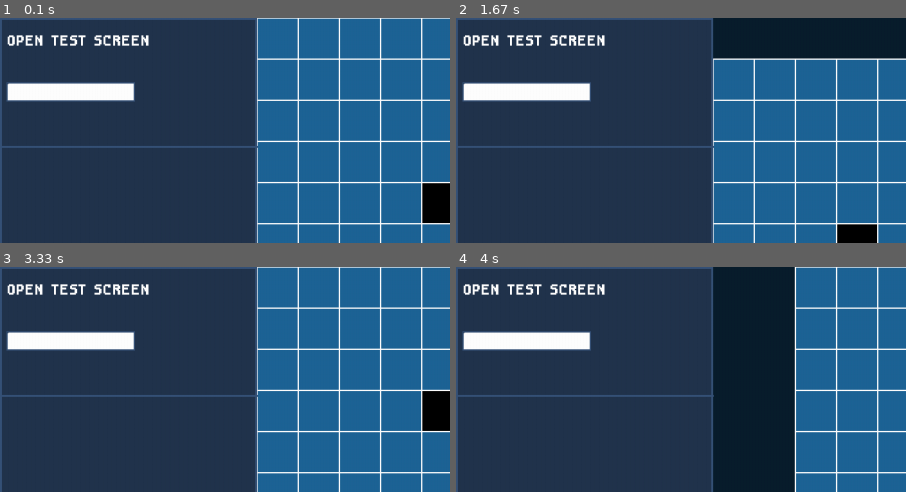
Above: before the commit, frames 1-4 (two rows, left to right).
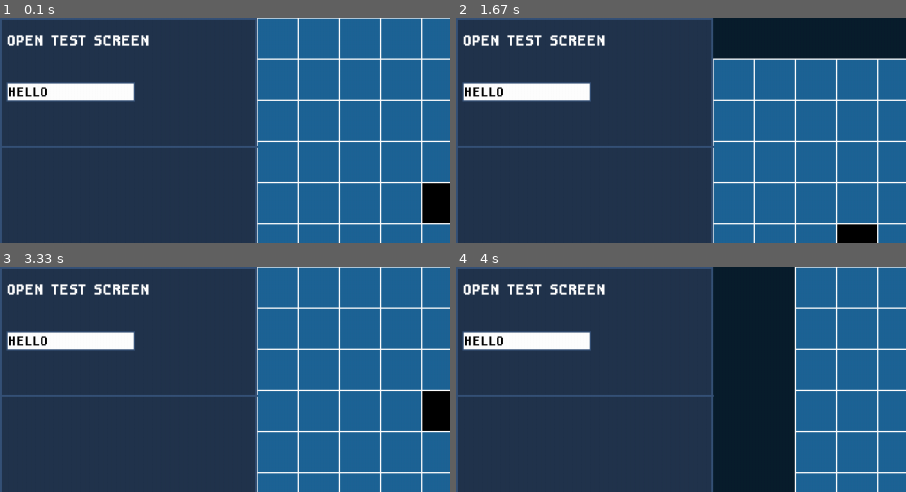
Above: after the commit, the same moments.

Repository: ImYourDope/PyGameLevelDesigner
Game: pygame game, started from main.py
The game is run twice, just before and just after one commit, with the same random seed, the same clock (stepped at 60 frames per second) and the same inputs.
Inputs (mouse positions are % of the whole screen's width and height, from its top left):
- Up to frame 1 (0.1 s): no input
- Up to frame 2 (1.67 s): press the mouse at (9, 5) at 0.37 s; move the mouse to (41, 12) at 0.47 s; release the mouse at (72, 19) at 0.6 s; press the mouse at (64, 7) at 0.7 s; move the mouse to (40, 11) at 0.8 s; release the mouse at (17, 14) at 0.93 s; press the mouse at (96, 50) at 1.03 s; move the mouse to (90, 34) at 1.13 s; release the mouse at (83, 18) at 1.27 s; tap Backspace at 1.33 s
- Up to frame 3 (3.33 s): click (48, 86) at 1.72 s; press the mouse at (32, 50) at 2.03 s; move the mouse to (38, 39) at 2.13 s; release the mouse at (44, 28) at 2.27 s; press the mouse at (32, 50) at 2.37 s; move the mouse to (37, 63) at 2.47 s; release the mouse at (42, 77) at 2.6 s; press the mouse at (96, 50) at 2.7 s; move the mouse to (71, 67) at 2.8 s; release the mouse at (46, 85) at 2.93 s; press the mouse at (64, 93) at 3.03 s; move the mouse to (56, 55) at 3.13 s; release the mouse at (49, 18) at 3.27 s
- Up to frame 4 (4 s): press the mouse at (32, 50) at 3.37 s; move the mouse to (42, 66) at 3.47 s; release the mouse at (51, 82) at 3.6 s; press the mouse at (32, 50) at 3.7 s; move the mouse to (31, 33) at 3.8 s; release the mouse at (31, 15) at 3.93 s
The pictures show only the part of the screen within x 0-50%, y 0-50%; the shares and areas given below are measured in that part.

The runs differ from the first frame. In frame 1, 0.2% of the frame differs, in the area x 1-11%, y 28-36%; in frame 2, 0.2%; in frame 3, 0.2%; in frame 4, 0.2%.

Commit message:
Modified event processing

Diff:
--- a/Interface/input.py
+++ b/Interface/input.py
@@ -5,7 +5,7 @@
 
 
 class Input(DOMElement):
-    def __init__(self, screen, properties, vocabulary="abcdefghijklmnopqrstuvwxyz"):
+    def __init__(self, screen, properties):
         self.screen = screen
         self.id = properties['id']
 
@@ -19,48 +19,51 @@
             properties['height'] = 30
         if 'text' not in properties:
             properties['text'] = ''
+        if 'type' not in properties:
+            properties['type'] = 'text'
 
         self.rect = pygame.Rect(properties['x'],
                                 properties['y'],
                                 properties['width'],
                                 properties['height'])
-        self.vocabulary = vocabulary
-        self.input = ''
-        self.text = None
-        self.text_rect = None
-        self.text_surface = pygame.Surface((1, 1))
+        self.vocabulary = inputline_vocabulary
+        self.text = properties['text']
+        self.render = None
+        self.render_rect = None
+        self.render_surface = pygame.Surface((1, 1))
         self.font = pygame.font.Font(inputline_font, self.rect.height - 2 * inputline_border_thickness)
+        self.update_surface()
 
     def draw(self):
         pygame.draw.rect(self.screen, inputline_background_color, self.rect)
         pygame.draw.rect(self.screen, inputline_border_color, self.rect, inputline_border_thickness)
-        self.screen.blit(self.text_surface.subsurface(
-            self.text_surface.get_width() - min(self.rect.width - 4, self.text_surface.get_width()),
-            self.text_surface.get_height() - min(self.rect.height, self.text_surface.get_height()),
-            min(self.rect.width - 4, self.text_surface.get_width()),
-            min(self.rect.height, self.text_surface.get_height())),
+        self.screen.blit(self.render_surface.subsurface(
+            self.render_surface.get_width() - min(self.rect.width - 4, self.render_surface.get_width()),
+            self.render_surface.get_height() - min(self.rect.height, self.render_surface.get_height()),
+            min(self.rect.width - 4, self.render_surface.get_width()),
+            min(self.rect.height, self.render_surface.get_height())),
             (self.rect.x + inputline_border_thickness, self.rect.y + inputline_border_thickness))
 
-    def update_text_surface(self):
-        self.text = self.font.render(self.input, False, inputline_font_color)
-        self.text_rect = self.text.get_rect()
-        self.text_surface = pygame.Surface((self.text_rect.width + 7, self.text_rect.height))
-        self.text_surface.fill(inputline_background_color)
-        self.text_surface.blit(self.text, (0, 0))
+    def update_surface(self):
+        self.render = self.font.render(self.text, False, inputline_font_color)
+        self.render_rect = self.render.get_rect()
+        self.render_surface = pygame.Surface((self.render_rect.width + 7, self.render_rect.height))
+        self.render_surface.fill(inputline_background_color)
+        self.render_surface.blit(self.render, (0, 0))
         if dom_event_manager.infocus(self.id):
-            pygame.draw.line(self.text_surface, 'black', (self.text_rect.width + 4, 2),
-                             (self.text_rect.width + 4, self.text_rect.height - 2), 3)
+            pygame.draw.line(self.render_surface, 'black', (self.render_rect.width + 4, 2),
+                             (self.render_rect.width + 4, self.render_rect.height - 2), 3)
 
     def mouse_collision(self, cors):
         return self.rect.collidepoint(cors)
 
     def oninput(self, event):
         if event.key == pygame.K_BACKSPACE:
-            self.input = self.input[:-1]
+            self.text = self.text[:-1]
         elif event.unicode in self.vocabulary:
-            self.input += event.unicode
+            self.text += event.unicode
 
-        self.update_text_surface()
+        self.update_surface()
 
     def inputline_end(self, output):
-        output = self.input
+        output = self.texte
--- a/event_manager.py
+++ b/event_manager.py
@@ -7,44 +7,83 @@
     def __new__(cls):
         if cls.instance is None:
             cls.instance = super(Singleton, cls).__new__(cls)
+            cls.instance.__dict__['dom'] = {}
             cls.instance.__dict__['dom_elements'] = {}
-            cls.instance.__dict__['data'] = {}
+
+            cls.instance.__dict__['data'] = {
+                'object_in_focus': None
+            }
         return cls.instance
+
+
+class DOMEventElement:
+    def __init__(self, elem, props=None):
+        if props is None:
+            self.props = {'hover': False, 'focus': False}
+        else:
+            self.props = props
+
+        self.id = elem.id
+        self.elem = elem
+
+        self.callbacks = {
+            'click': [],
+            'hover': [],
+            'input': [],
+            'change': []
+        }
+
+    def on(self, action, callback):
+        self.callbacks[action].append(callback)
+
+    def onclick(self, callback):
+        self.on('click', callback)
+
+    def onhover(self, callback):
+        self.on('hover', callback)
+
+    def oninput(self, callback):
+        self.on('input', callback)
+
+    def onchange(self, callback):
+        self.on('change', callback)
+
+    def mouse_collision(self, cors):
+        return self.elem.mouse_collision(cors)
+
+    def process_event(self, event_name, event):
+        if event_name == 'click':
+            self.elem.onclick(event)
+        elif event_name == 'hover':
+            self.elem.onhover(event)
+        elif event_name == 'input':
+            self.elem.oninput(event)
+
+        for callback in self.callbacks[event_name]:
+            callback(event)
+
+        for callback in self.callbacks['change']:
+            callback(event)
 
 
 class DOMEventManager(Singleton):
     def init_dom(self, dom):
         for elem in dom:
-            self.__init_attr(elem.id)
-            self.dom_elements[elem.id]['elem'] = elem
-            self.dom_elements[elem.id]['props'] = {
-                'hover': False,
-                'focus': False
-            }
-
-    def __init_attr(self, id):
-        self.dom_elements[id] = {}
-        self.dom_elements[id]['props'] = {}
-        self.dom_elements[id]['click'] = []
-        self.dom_elements[id]['hover'] = []
-        self.dom_elements[id]['input'] = []
-        self.dom_elements[id]['change'] = []
-
-    # def __getattr__(self, id):
-    #     if id not in self.dom_elements:
-    #         return None
-    #     return self.dom_elements[id]['elem']
+            self.dom[elem.id] = DOMEventElement(elem)
 
     def on(self, action, id, callback):
-        if id not in self.dom_elements:
-            self.__init_attr(id)
-        self.dom_elements[id][action].append(callback)
+        if id not in self.dom:
+            raise Exception('Incorrect ID')
+        self.dom[id].on(action, callback)
 
     def onclick(self, id, callback):
         self.on('click', id, callback)
 
     def onhover(self, id, callback):
         self.on('hover', id, callback)
+
+    def oninput(self, id, callback):
+        self.on('input', id, callback)
 
     def onchange(self, id, callback):
         self.on('change', id, callback)
@@ -53,39 +92,30 @@
         return self.data['object_in_focus'] == id
 
     def ishovered(self, id):
-        return self.dom_elements[id]['props']['hover']
-
-    def _callback(self, id, event_name, event):
-        for callback in self.dom_elements[id][event_name]:
-            callback(event)
+        return self.dom[id].props['hover']
 
     def elem_collision(self, id, cors):
-        return self.dom_elements[id]['elem'].mouse_collision(cors)
-
+        return self.dom[id].mouse_collision(cors)
 
     def process_event(self, event):
         if event.type == pygame.KEYDOWN:
-            self.dom_elements[self.data['object_in_focus']]['elem'].oninput(event)
+            if self.data['object_in_focus'] is not None:
+                self.dom[self.data['object_in_focus']].process_event('input', event)
         elif event.type == pygame.MOUSEBUTTONDOWN:
-            for id in self.dom_elements.keys():
-                if self.elem_collision(id, pygame.mouse.get_pos()):
-                    self.data['object_in_focus'] = id
-
-                    self.dom_elements[id]['elem'].onclick(event)
-                    self._callback(id, 'click', event)
+            for _, elem in self.dom.items():
+                if elem.mouse_collision(pygame.mouse.get_pos()):
+                    elem.process_event('click', event)
+                    self.data['object_in_focus'] = elem.id
+                    break
+            else:
+                self.data['object_in_focus'] = None
         elif event.type == pygame.MOUSEMOTION:
-            for id in self.dom_elements.keys():
-                if self.elem_collision(id, pygame.mouse.get_pos()):
-                    self.dom_elements[id]['props']['hover'] = True
-
-                    self.dom_elements[id]['elem'].onhover(event)
-                    self._callback(id, 'hover', event)
+            for _, elem in self.dom.items():
+                if elem.mouse_collision(pygame.mouse.get_pos()):
+                    elem.props['hover'] = True
+                    elem.process_event('hover', event)
                 else:
-                    self.dom_elements[id]['props']['hover'] = False
-
-
-
-
+                    elem.props['hover'] = False
 
 
 class EventManager(Singleton):
--- a/main.py
+++ b/main.py
@@ -35,6 +35,8 @@
 # create_main_screen_inputlines(screen)
 create_scrolling_cursors()
 
+dom_event_manager.oninput('input', lambda _: print(dom[1].text))
+
 while True:
 
     # DRAW SECTION
@@ -43,10 +45,7 @@
     if event_manager.grid_on:
         draw_grid(screen)
     draw_ui(screen)
-    # for b in main_screen_buttons:
-    #     b.draw()
-    # for i in main_screen_inputlines:
-    #     i.draw()
+
     for elem in dom:
         elem.draw()
 
@@ -67,8 +66,5 @@
             pygame.quit()
             exit()
 
-    # UPDATE SECTION
-    # for i in event_manager.active_inputlines:
-    #     i.update_text_surface()
     clock.tick(FPS)
     pygame.display.update()
--- a/settings.py
+++ b/settings.py
@@ -66,10 +66,10 @@
                                    scrolling_margin, editing_screen_height)
 
 # INPUTLINE SETTINGS
-numbers_vocabulary = ('0', '1', '2', '3', '4', '5', '6', '7', '8', '9')
-letters_vocabulary = ('a', 'b', 'c', 'd', 'e', 'f', 'g', 'h', 'i', 'j', 'k', 'l', 'm', 'n', 'o', 'p', 'q', 'r', 's', 't', 'u', 'v', 'w', 'x', 'y', 'z')
-capital_letters_vocabulary = ('A', 'B', 'C', 'D', 'E', 'F', 'G', 'H', 'I', 'J', 'K', 'L', 'M', 'N', 'O', 'P', 'Q', 'R', 'S', 'T', 'U', 'V', 'W', 'X', 'Y', 'Z')
-symbols_vocabulary = ('_', '-', "'", '@', '#')
+numbers_vocabulary = '0123456789'
+letters_vocabulary = 'abcdefghijklmnopqrstuvwxyz'
+capital_letters_vocabulary = 'ABCDEFGHIJKLMNOPQRSTUVWXYZ'
+symbols_vocabulary = "_-'@#"
 inputline_vocabulary = numbers_vocabulary + letters_vocabulary + capital_letters_vocabulary + symbols_vocabulary
 inputline_background_color = (255, 255, 255)
 inputline_border_color = ui_border_color
